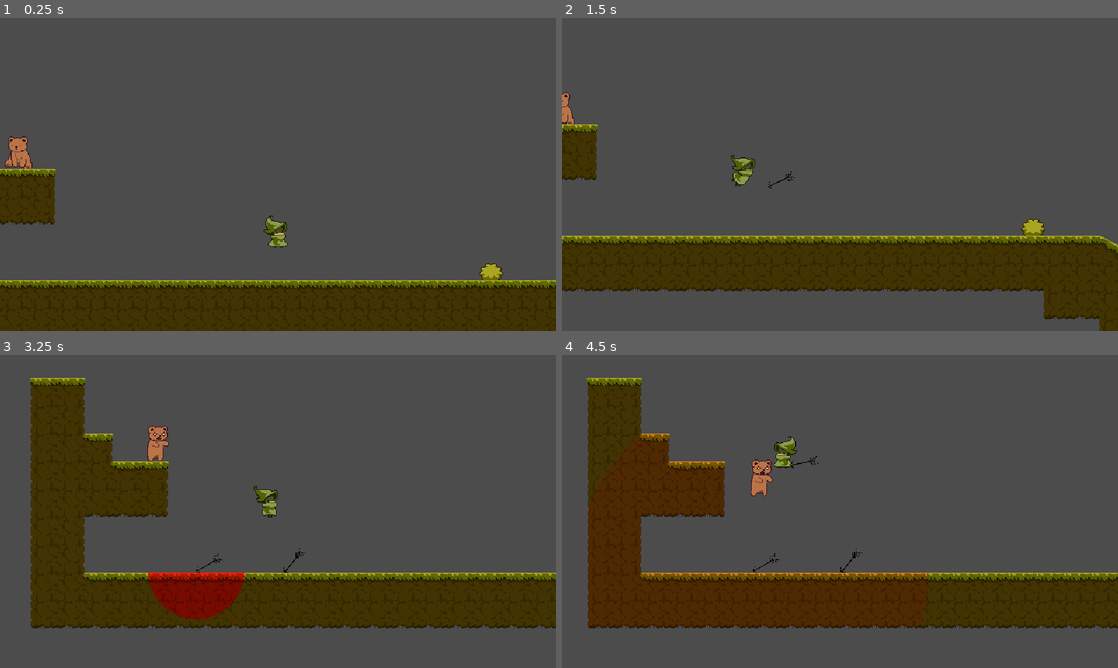
Above: before the commit, frames 1-4 (two rows, left to right).
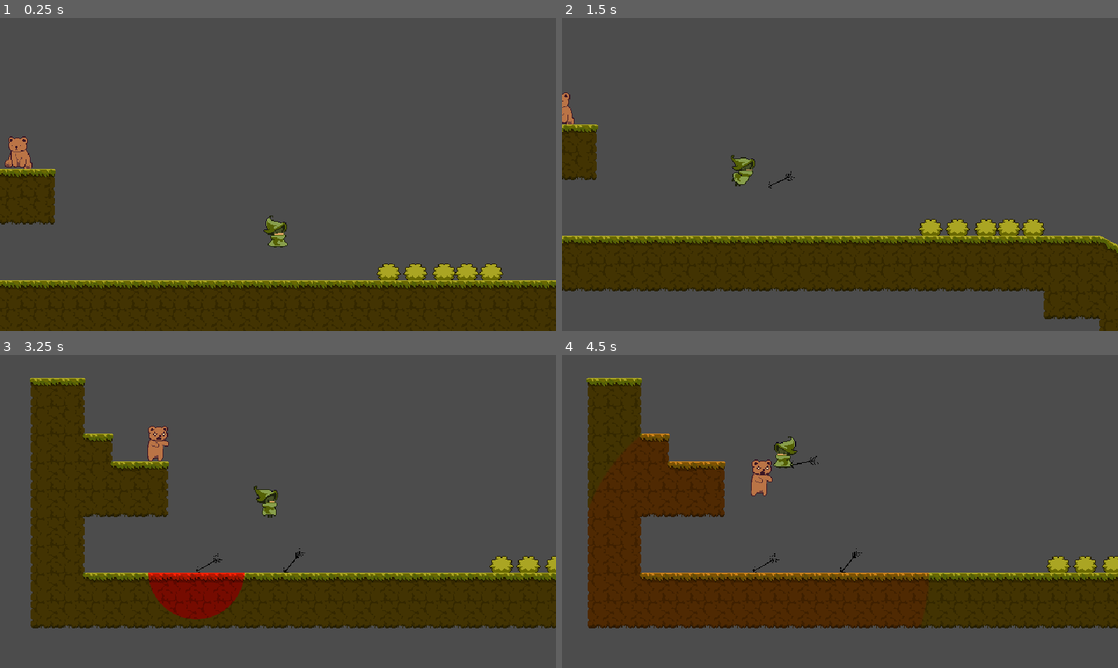
Above: after the commit, the same moments.

Repository: vanjac/wi22jam
Game: Godot game, scene res://placeholder/biggertestlevel.tscn
Same seed, same stepped clock (60 frames per second), same inputs: the game is played once before the commit and once after it.
Inputs (mouse positions are in pixels of both pictures, inside the frame that each line leads up to):
- Up to frame 1 (0.25 s): no input
- Up to frame 2 (1.5 s): move the mouse to (962, 158) at 0.52 s; hold Right mouse button (dash) 0.53-1.28 s; hold D (right) from 0.53 s (still down); tap Space (jump) at 0.77 s; move the mouse to (728, 190) at 1.27 s; click (728, 190) at 1.35 s
- Up to frame 3 (3.25 s): tap Space (jump) at 1.52, 3.02 s; move the mouse to (333, 442) at 2.02 s; release D (right) at 2.03 s; hold A (left) 2.03-2.78 s; hold Right mouse button (dash) 2.03-2.78 s; move the mouse to (250, 574) at 2.77 s; hold D (right) from 2.78 s (still down); click (250, 574) at 2.85 s
- Up to frame 4 (4.5 s): move the mouse to (1006, 558) at 3.52 s; hold Right mouse button (dash) 3.53-4.28 s; tap Space (jump) at 3.77 s; move the mouse to (673, 464) at 4.27 s; release D (right) at 4.28 s; hold A (left) from 4.28 s (still down); click (673, 464) at 4.35 s

The runs differ from the first frame. In frame 1, 0.7% of the frame differs, in the area x 67-87%, y 78-84%; in frame 2, 0.7%, in the area x 64-83%, y 64-70%; in frame 3, 0.4%; in frame 4, 0.5%.

Commit message:
enemies wake up with probability

Diff:
--- a/enemies/Bush.tscn
+++ b/enemies/Bush.tscn
@@ -8,6 +8,7 @@
 
 [node name="Bush" type="KinematicBody2D"]
 script = ExtResource( 2 )
+wake_prob = 0.3
 walk_speed = 70.0
 step_time = 0.15
 
--- a/enemies/Enemy.gd
+++ b/enemies/Enemy.gd
@@ -13,6 +13,7 @@
 const shake_move = 1
 
 export(bool) var is_animal = false
+export(float) var wake_prob = 1.0
 export(float) var walk_speed = 100
 export(float) var step_time = 0.2
 
@@ -82,10 +83,11 @@
 				move_vec.x = -sign(to_player) * walk_speed
 
 func _on_angered():
-	if is_animal:
-		set_state(State.WAKE)
-	else:
-		set_state(State.SHAKE)
+	if randf() <= wake_prob:
+		if is_animal:
+			set_state(State.WAKE)
+		else:
+			set_state(State.SHAKE)
 
 func _on_shot(position, direction):
 	if is_animal:
@@ -103,10 +105,12 @@
 			collision_layer = 4  # anger
 			collision_mask = 1
 			sprite.frame = 0
+			z_index = -1
 		State.WAKE:
 			collision_layer = 8  # enemy
 			collision_mask = 1 + 2 + 8 # general + player + enemy
 			sprite.frame = 1
+			z_index = 1
 		State.DIE:
 			collision_layer = 0
 			collision_mask = 0  # fall through world
--- a/placeholder/biggertestlevel.tscn
+++ b/placeholder/biggertestlevel.tscn
@@ -27,3 +27,18 @@
 
 [node name="Bush" parent="." instance=ExtResource( 6 )]
 position = Vector2( 245, 64 )
+
+[node name="Bush2" parent="." instance=ExtResource( 6 )]
+position = Vector2( 191, 64 )
+
+[node name="Bush3" parent="." instance=ExtResource( 6 )]
+position = Vector2( 484, -128 )
+
+[node name="Bush4" parent="." instance=ExtResource( 6 )]
+position = Vector2( 127, 64 )
+
+[node name="Bush5" parent="." instance=ExtResource( 6 )]
+position = Vector2( 217, 64 )
+
+[node name="Bush6" parent="." instance=ExtResource( 6 )]
+position = Vector2( 158, 64 )
